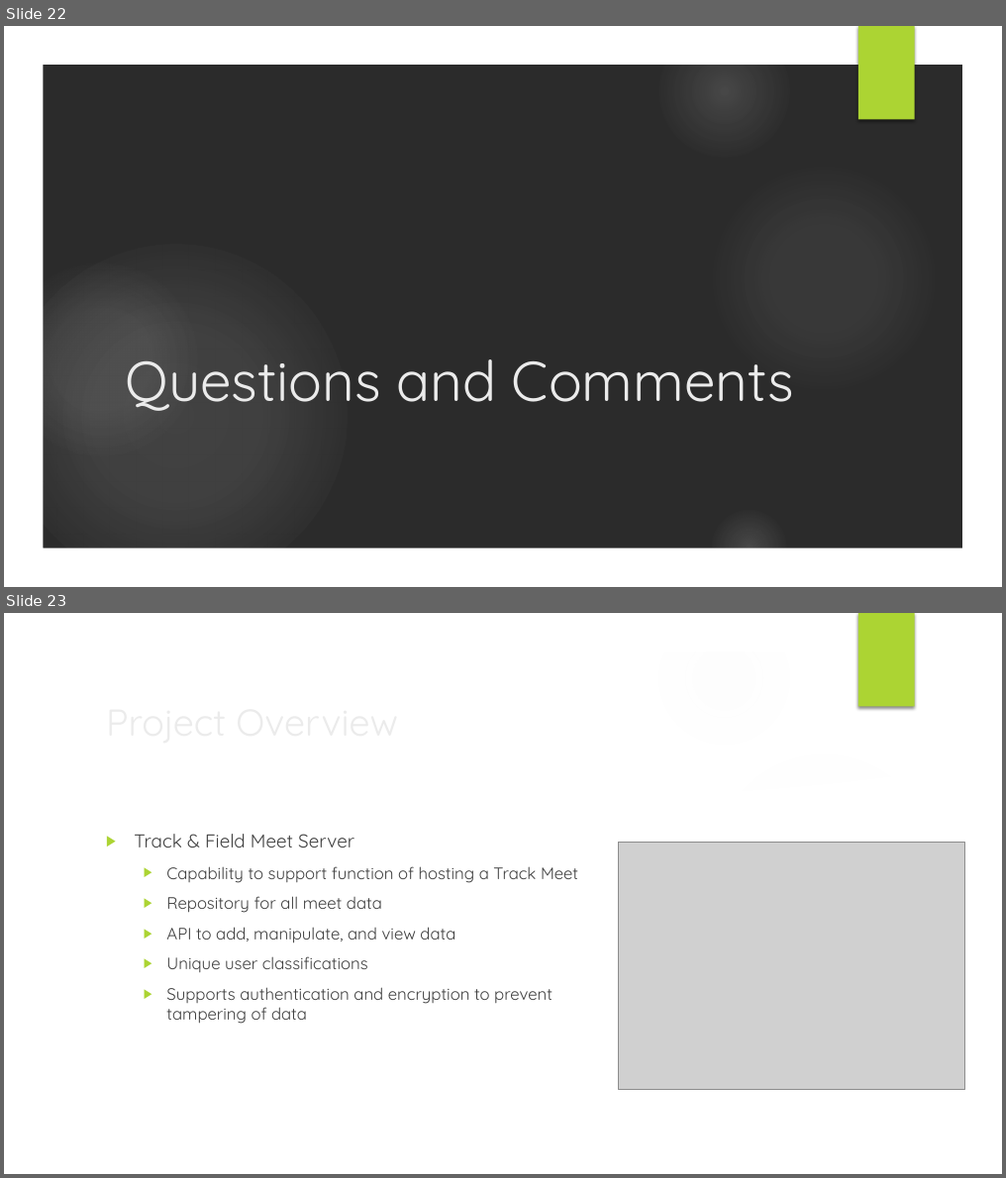
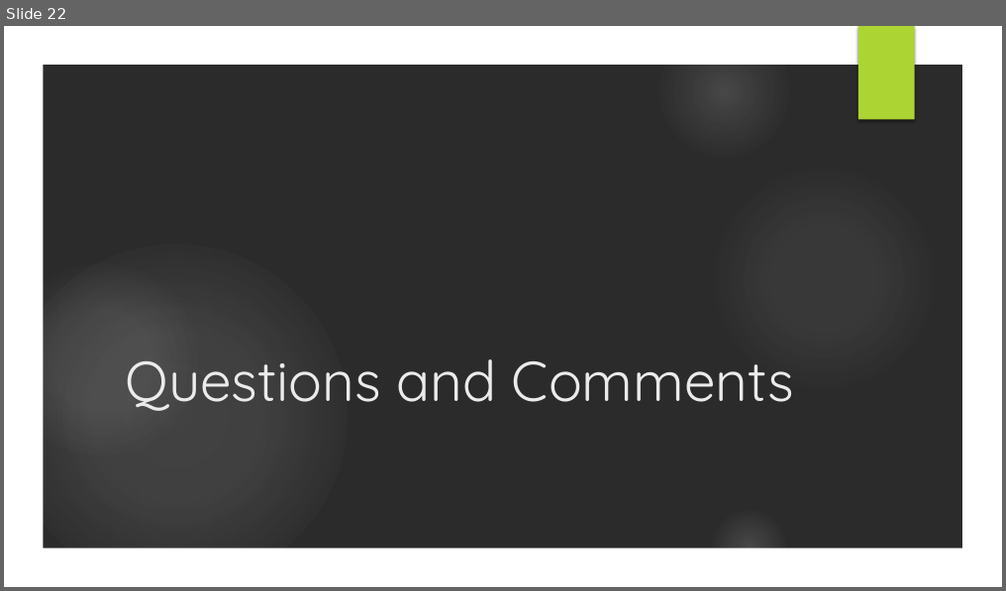
Before and after one commit to ttmarshall12/KSUMSE, a slide deck: Phase 2/Phase 2 Presentation.pptx. Shown one above the other, each under a label of ours: slides 22 and 23 before the commit, slide 22 after it. The pictures are 1006x1178 and 1006x591 pixels, drawn with LibreOffice and Linux fonts; fonts in the diff are those of the drawing; grey boxes stand for pictures; background and template pictures are left out; a plain dark background stands for a picture behind light text. Boxes give left, top, right and bottom in pixels: in the first picture for what was removed or moved away, otherwise in the second. Text is boxed around its words. In the diff, an @@ line names an element or a change of style, - is before the commit and + after.

```diff
--- a/Phase 2/Phase 2 Presentation.pptx
+++ b/Phase 2/Phase 2 Presentation.pptx
@@ slide 23 removed at (4,613,1002,1174), background picture (left out); not listed: 7 template elements that a slide beside it also shows @@
@@ title removed at (98,692,816,750) @@
-Project Overview
@@ freeform shape removed at (698,738,971,819) @@
@@ freeform shape removed at (42,765,964,1137) @@
@@ text removed at (134,834,578,1024) @@
-▶ Track & Field Meet Server
-  ▶ Capability to support function of hosting a Track Meet
-  ▶ Repository for all meet data
-  ▶ API to add, manipulate, and view data
-  ▶ Unique user classifications
-  ▶ Supports authentication and encryption to prevent tampering of data
@@ picture removed at (619,842,965,1090) @@
```
Also in this commit, not shown: 1 slide added, 12 other slides removed, 2 other files.
